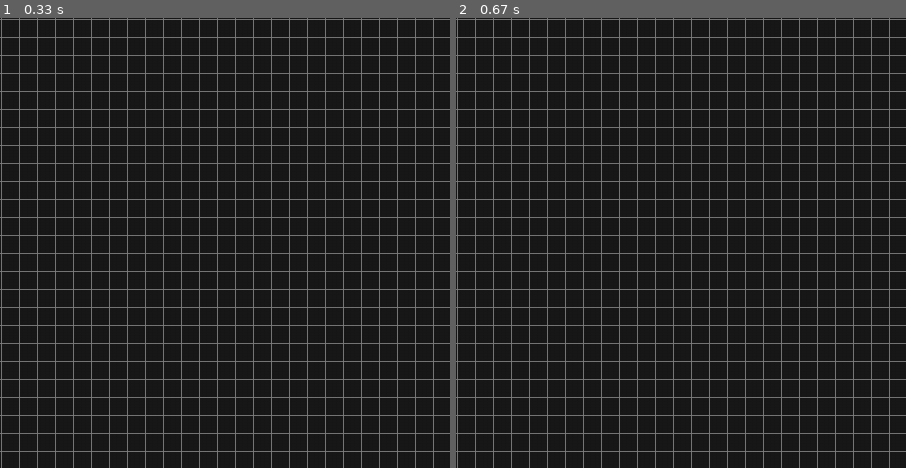
Above: before the commit, frames 1-2 (left to right).
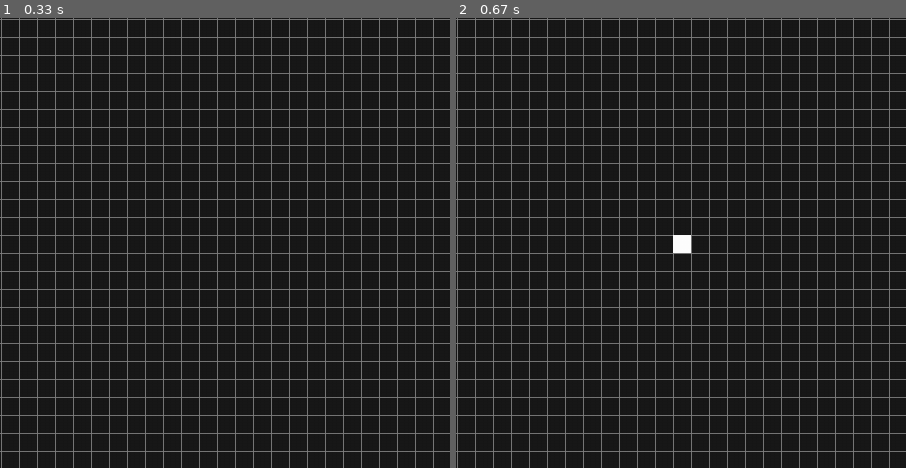
Above: after the commit, the same moments.

Repository: JkutkutArchive/PY-GameOfLife
Game: pygame game, started from gameOfLife.py
Same seed, same stepped clock (60 frames per second), same inputs: the game is played once before the commit and once after it.
Inputs (mouse positions are % of the whole screen's width and height, from its top left):
- Up to frame 1 (0.33 s): no input
- Up to frame 2 (0.67 s): click (50, 50) at 0.43 s
The pictures show only the part of the screen within x 26-76%, y 26-76%; the shares and areas given below are measured in that part.

Frame 1 is identical in both runs. In frame 2, 0.2% of the frame differs, in the area x 48-53%, y 48-53%.

Commit message:
working on install.sh

Diff:
--- a/gameOfLife.py
+++ b/gameOfLife.py
@@ -39,7 +39,7 @@
 grid = np.matrix([[0 for j in range(sizeY)] for i in range(sizeX)])
 
 gameRunning = True
-timeRunning = True
+timeRunning = False
 # running = False
 while gameRunning:
     screen.fill(COLOR.BG)
Not shown, removed: gameOfLife.desktop
Not shown, added: install.sh
